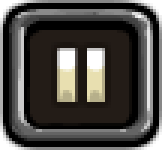
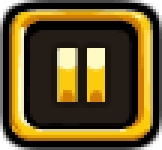
Layer changes from the first 162x150 image to the second:
added layer "레이어 2" above "레이어 1" over box(0, 0, 162, 150)
